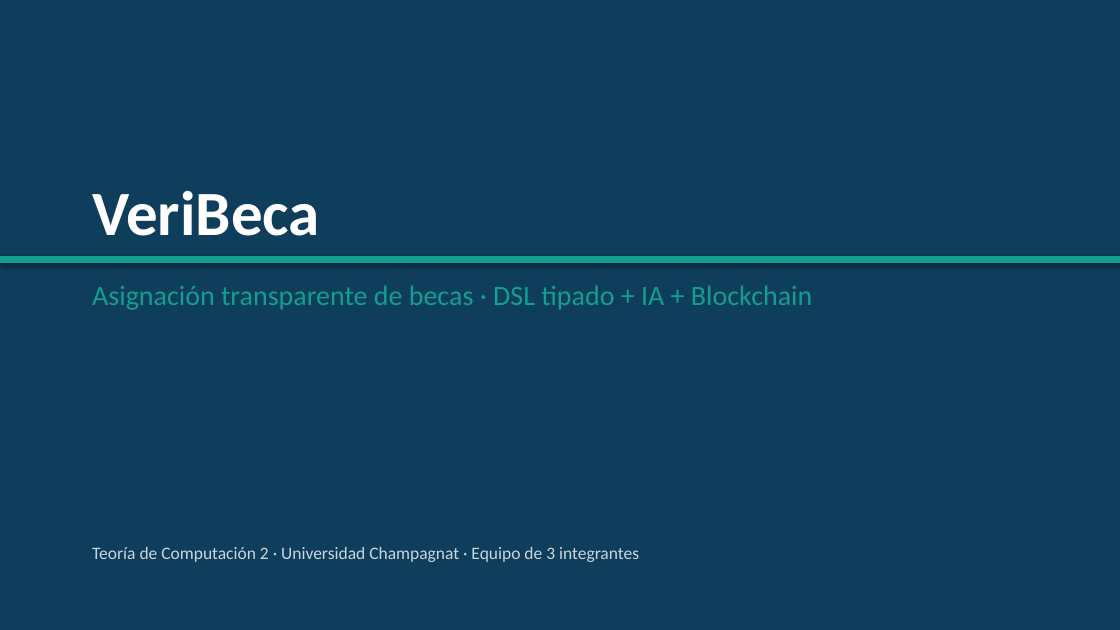
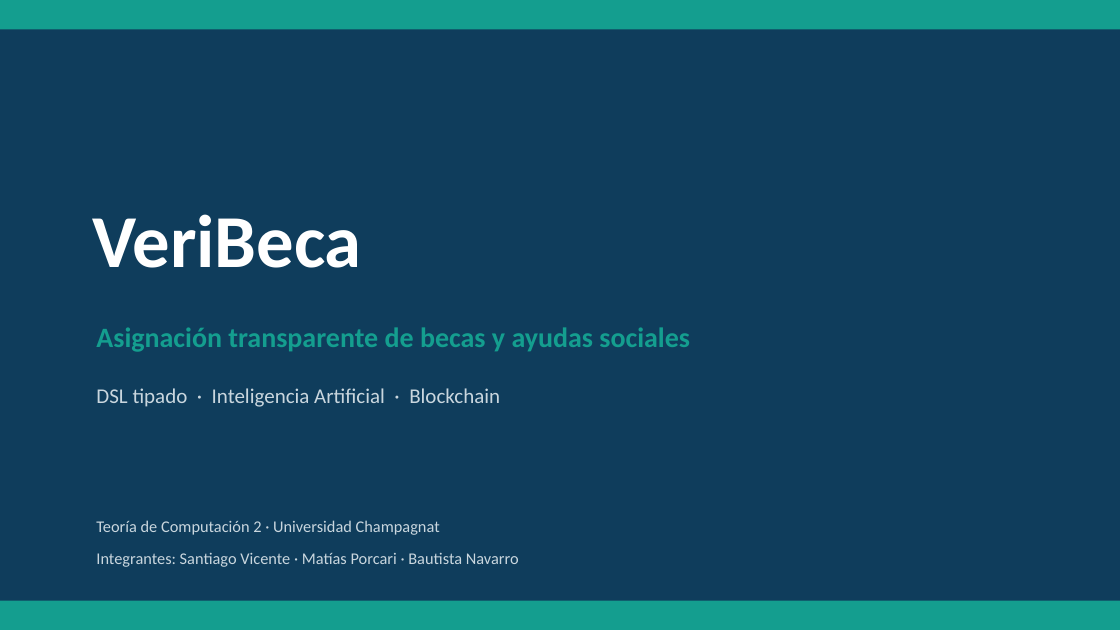
Before and after one commit to santivicente/veribeca, a slide deck: slide 1 of docs/VeriBeca-Pitch.pptx. Drawn at 1120x630 pixels with LibreOffice and Linux fonts; fonts in the diff are those of the drawing. Boxes give left, top, right and bottom in pixels: in the first picture for what was removed or moved away, otherwise in the second. Text is boxed around its words. In the diff, an @@ line names an element or a change of style, - is before the commit and + after.

```diff
--- a/docs/VeriBeca-Pitch.pptx
+++ b/docs/VeriBeca-Pitch.pptx
@@ rectangle: place and size @@
-rectangle at box(0, 256, 1120, 263)
+rectangle at box(0, 0, 1120, 29)
@@ rectangle at box(0, 0, 1120, 29): shadow off @@
@@ text "VeriBeca": place and size @@
-text "VeriBeca" at box(92, 190, 320, 236)
+text "VeriBeca" at box(92, 214, 362, 268)
@@ text "VeriBeca" at box(92, 214, 362, 268): size 54 to 64 pt; more space between paragraphs @@
@@ text at box(96, 327, 690, 352): text changed; bold on @@
-Asignación transparente de becas · DSL tipado + IA + Blockchain
+Asignación transparente de becas y ayudas sociales
@@ text added at box(96, 388, 500, 407), 18 pt, text #C9D6DE @@
+DSL tipado · Inteligencia Artificial · Blockchain
@@ text at box(96, 520, 519, 567): text changed; size 15 to 14 pt @@
-Teoría de Computación 2 · Universidad Champagnat · Equipo de 3 integrantes
+Teoría de Computación 2 · Universidad Champagnat
+Integrantes: Santiago Vicente · Matías Porcari · Bautista Navarro
@@ rectangle added at box(0, 601, 1120, 630), fill #149E8F @@
```
Also in this commit, not shown: 6 other slides changed, 3 slides added, 3 slides removed.
